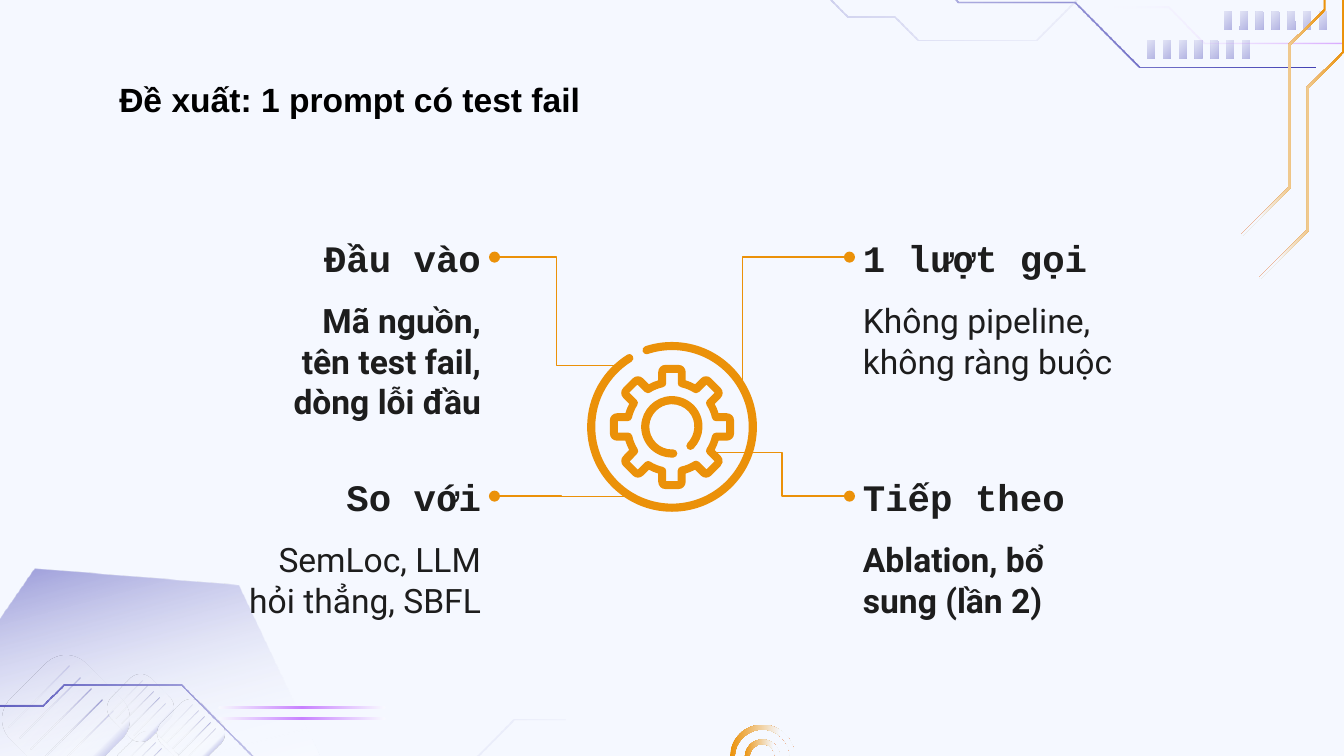
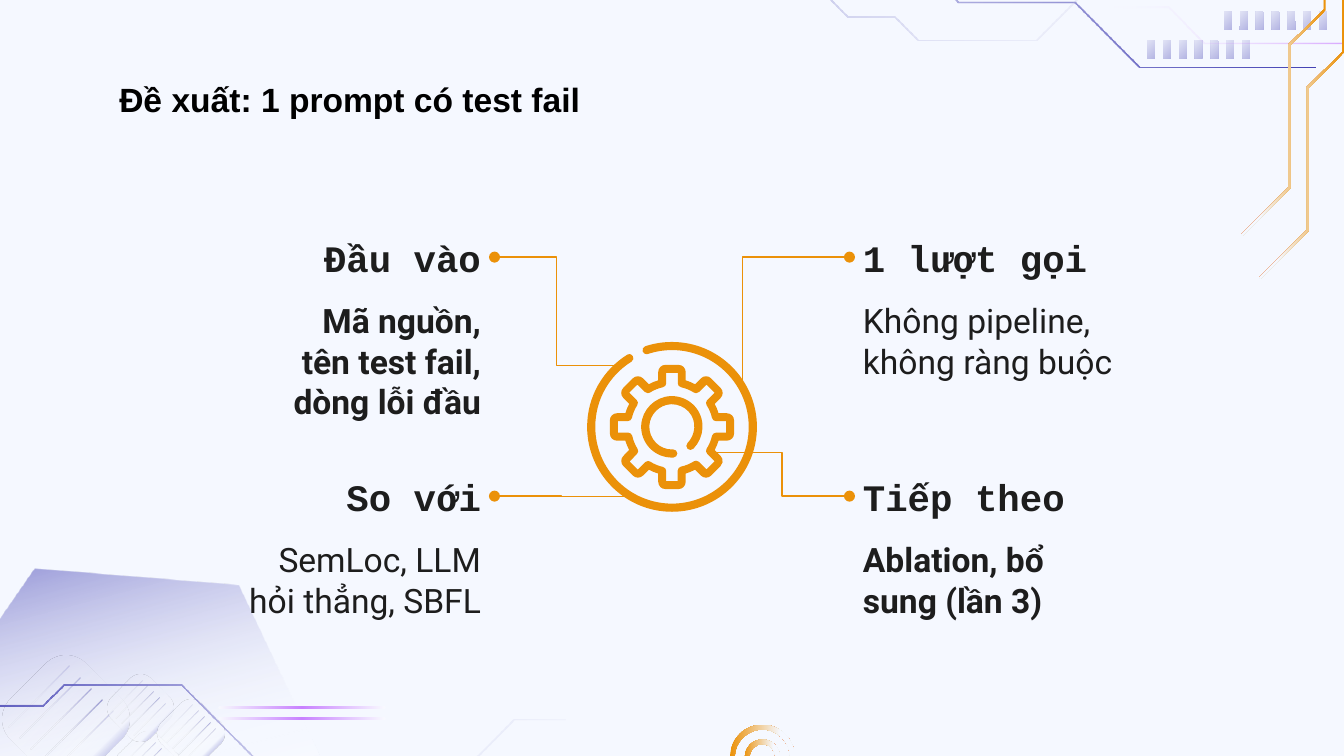
Before and after one commit to doanan293/grounded-or-guessed, a slide deck: slide 15 of docs/presentation/bao-cao-lan-1.pptx (slide 12 before the commit). Drawn at 1344x756 pixels with LibreOffice and Linux fonts; fonts in the diff are those of the drawing; background and template pictures are left out. Boxes give left, top, right and bottom in pixels: in the first picture for what was removed or moved away, otherwise in the second. Text is boxed around its words. In the diff, an @@ line names an element or a change of style, - is before the commit and + after.

Commit message:
docs: three progress reports (lần 1 11/11: group, work split by work package, AI tools, status after week 1, RQ1 only; lần 2 18-19/11: + repaired labels, main comparison; lần 3 25-26/11: + review, ablation, additions, static tools, RQ3, contributions); failure analysis moved to the final submission; decks for all three; staging tests for four versions

```diff
--- a/docs/presentation/bao-cao-lan-1.pptx
+++ b/docs/presentation/bao-cao-lan-1.pptx
@@ text at (x1=863, y1=544, x2=1044, y2=621): text changed @@
-Ablation, bổ
-sung (lần 2)
+Ablation, bổ
+sung (lần 3)
```
Also in this commit, not shown: 9 other slides changed, 5 slides added, 3 slides removed, 21 other files.
